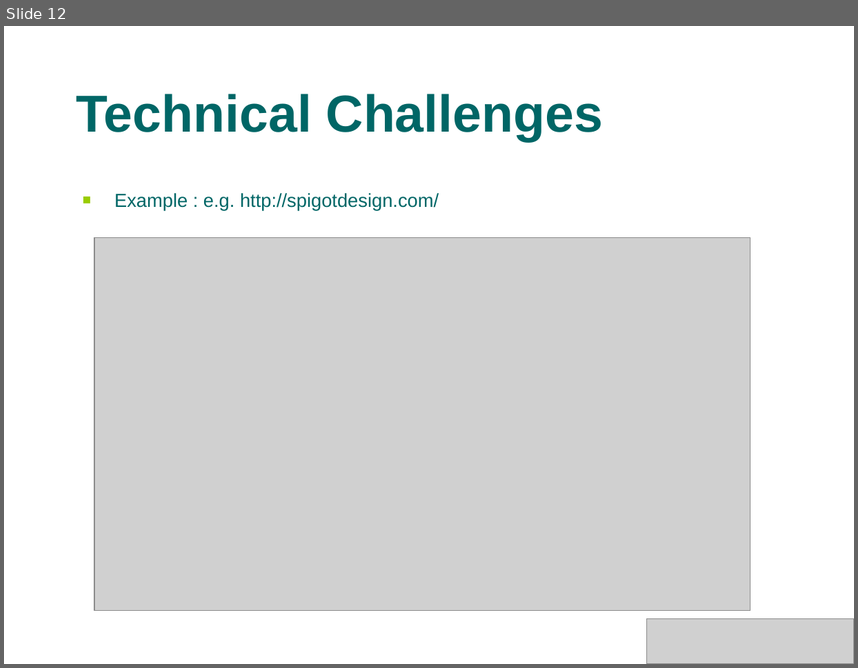
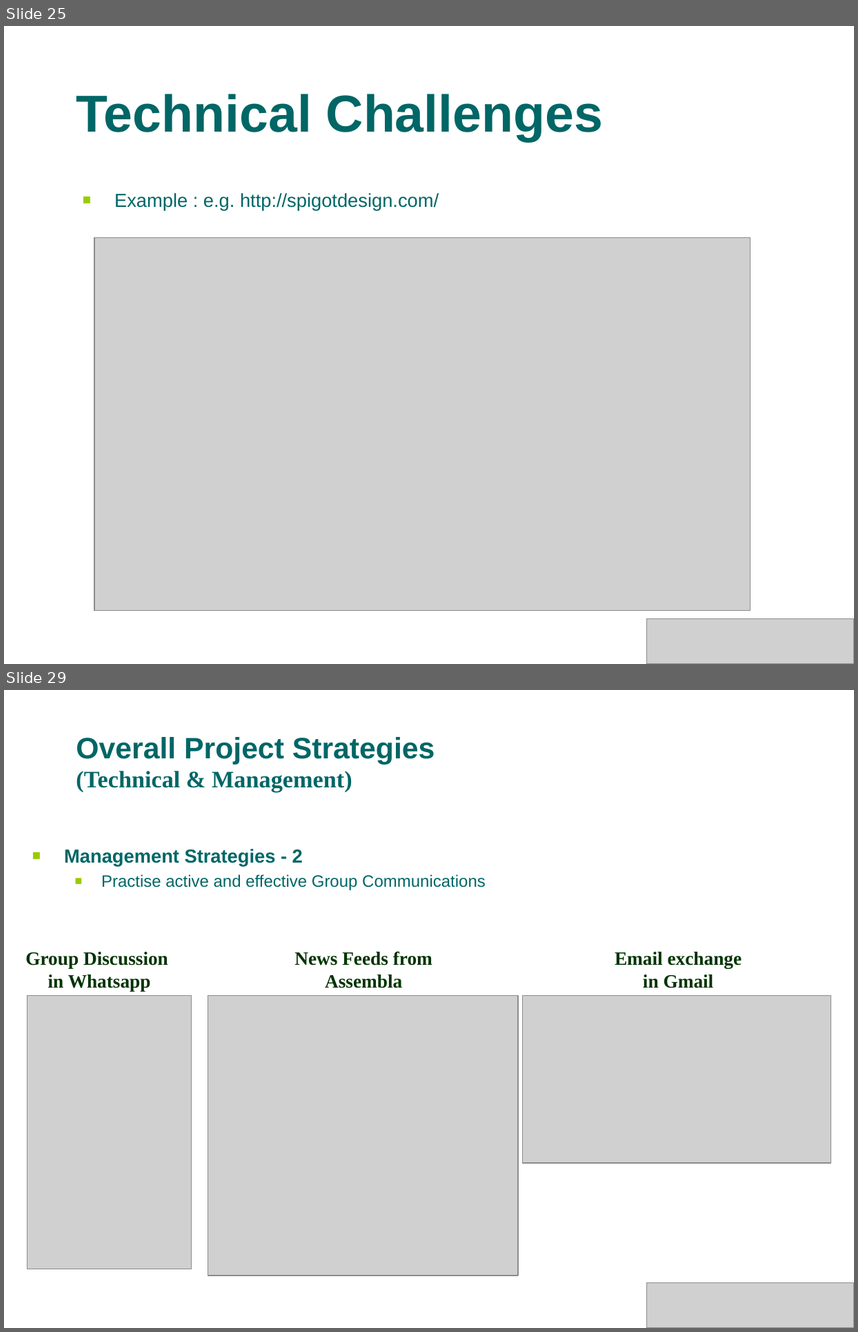
Before and after one commit to s4kshya/leezdr-repository, a slide deck: Exam Paper/MTECH_PROJ/Presentation/phase1_v2.ppt. Shown one above the other, each under a label of ours: slide 12 before the commit, slides 25 and 29 after it; the slides between them are not shown. The pictures are 858x668 and 858x1332 pixels, drawn with LibreOffice and Linux fonts; fonts in the diff are those of the drawing; grey boxes stand for pictures; background and template pictures are left out. Boxes give left, top, right and bottom in pixels: in the first picture for what was removed or moved away, otherwise in the second. Text is boxed around its words. In the diff, an @@ line names an element or a change of style, - is before the commit and + after.

```diff
--- a/Exam Paper/MTECH_PROJ/Presentation/phase1_v2.ppt
+++ b/Exam Paper/MTECH_PROJ/Presentation/phase1_v2.ppt
@@ slide 29 added at (4, 690, 854, 1328), background picture (left out) @@
@@ title added at (76, 737, 435, 792), 25 pt, text #006666, bold @@
+Overall Project Strategies
+(Technical & Management)
@@ text added at (64, 849, 486, 890), 14 pt, text #006666 @@
+■ Management Strategies - 2
+  ■ Practise active and effective Group Communications
@@ text added at (25, 952, 168, 991), 16 pt, text #003300, bold @@
+Group Discussion
+in Whatsapp
@@ text added at (294, 951, 432, 988), 16 pt, text #003300, bold @@
+News Feeds from Assembla
@@ text added at (615, 952, 742, 988), 16 pt, text #003300, bold @@
+Email exchange
+in Gmail
@@ picture added at (27, 995, 191, 1269) @@
@@ picture added at (208, 995, 518, 1275) @@
@@ picture added at (523, 995, 831, 1163) @@
@@ picture added at (646, 1283, 854, 1328) @@
@@ what was slide 12 is now slide 25 @@
```
Also in this commit, not shown: 14 slides changed, 17 other slides added, 3 other files.
